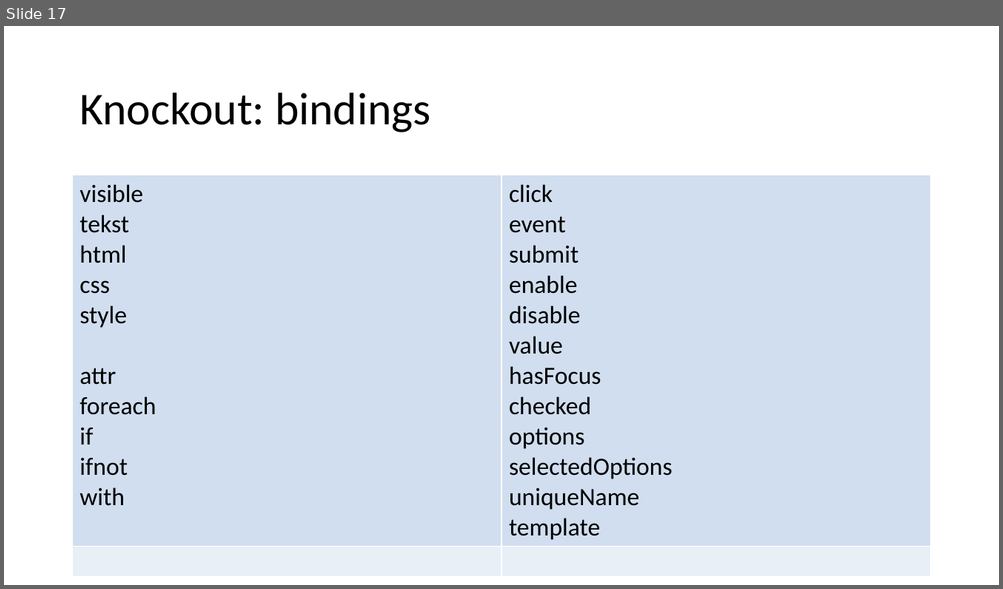
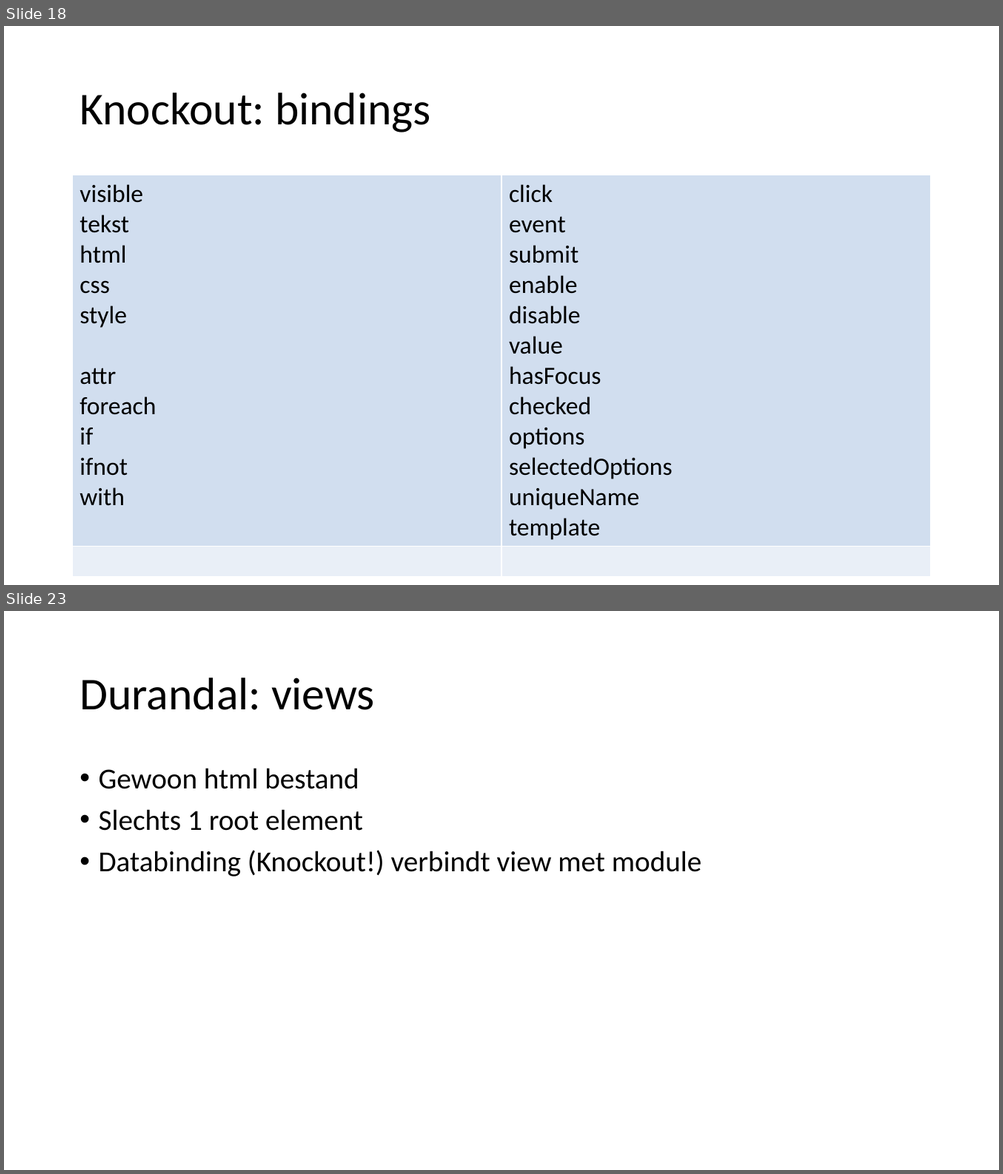
Before and after one commit to petermorlion/DurandalDemo, a slide deck: Durandal T4T.pptx. Shown one above the other, each under a label of ours: slide 17 before the commit, slides 18 and 23 after it; the slides between them are not shown. The pictures are 1003x589 and 1003x1174 pixels, drawn with LibreOffice and Linux fonts; fonts in the diff are those of the drawing. Boxes give left, top, right and bottom in pixels: in the first picture for what was removed or moved away, otherwise in the second. Text is boxed around its words. In the diff, an @@ line names an element or a change of style, - is before the commit and + after.

Commit message:
Finished KO slides, moved on to Durandal slides

```diff
--- a/Durandal T4T.pptx
+++ b/Durandal T4T.pptx
@@ slide 23 added at (4, 611, 999, 1170), background #FFFFFF @@
@@ title added at (79, 678, 375, 710), 44 pt, text #000000 @@
+Durandal: views
@@ text added at (99, 768, 701, 877), 28 pt, text #000000 @@
+• Gewoon html bestand
+• Slechts 1 root element
+• Databinding (Knockout!) verbindt view met module
@@ what was slide 17 is now slide 18 @@
```
Also in this commit, not shown: 1 slide changed, 6 other slides added.
